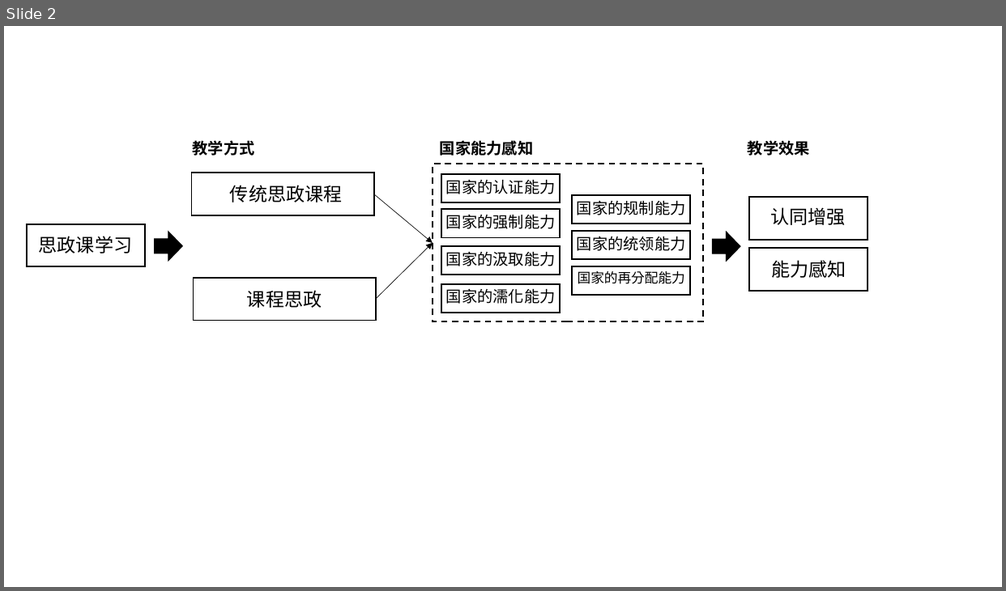
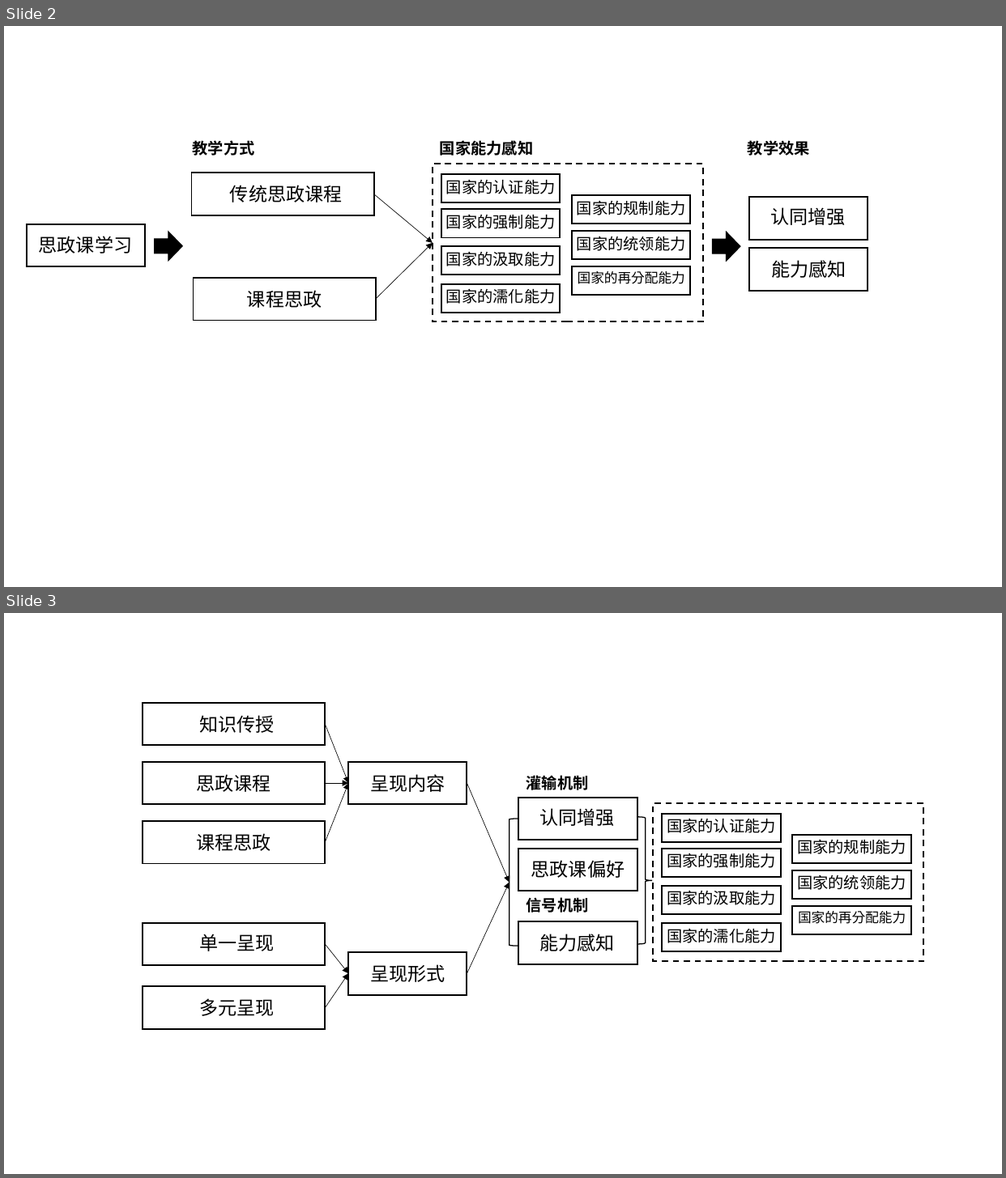
Before and after one commit to syfyufei/online_learning, a slide deck: figures/figure1.pptx. Shown one above the other, each under a label of ours: slide 2 before the commit, slides 2 and 3 after it. The pictures are 1006x591 and 1006x1178 pixels, drawn with LibreOffice and Linux fonts; fonts in the diff are those of the drawing. Boxes give left, top, right and bottom in pixels: in the first picture for what was removed or moved away, otherwise in the second. Text is boxed around its words. In the diff, an @@ line names an element or a change of style, - is before the commit and + after.

```diff
--- a/figures/figure1.pptx
+++ b/figures/figure1.pptx
@@ slide 3 added at bbox=[4, 613, 1002, 1174], background #FFFFFF @@
@@ rectangle added at bbox=[143, 703, 325, 746], outline #000000 1.5 pt @@
@@ text added at bbox=[200, 715, 275, 733], 18 pt, text #000000 @@
+知识传授
@@ arrow added from (325, 724) to (348, 783), #000000 0.5 pt @@
@@ rectangle added at bbox=[143, 762, 325, 805], outline #000000 1.5 pt @@
@@ text added at bbox=[196, 774, 270, 792], 18 pt, text #000000 @@
+思政课程
@@ rectangle added at bbox=[348, 762, 467, 805], outline #000000 1.5 pt @@
@@ text added at bbox=[370, 774, 445, 792], 18 pt, text #000000 @@
+呈现内容
@@ text added at bbox=[526, 775, 589, 790], 15 pt, text #000000, bold @@
+灌输机制
@@ arrow added from (325, 783) to (348, 783), #000000 0.5 pt @@
@@ arrow added from (325, 842) to (348, 783), #000000 0.5 pt @@
@@ arrow added from (467, 783) to (509, 883), #000000 0.5 pt @@
@@ rectangle added at bbox=[519, 797, 637, 840], outline #000000 1.5 pt @@
@@ group added at bbox=[653, 803, 924, 961]: 8 rectangles, 7 texts @@
+国家的认证能力
+国家的强制能力
+国家的汲取能力
+国家的濡化能力
+国家的规制能力
+国家的统领能力
+国家的再分配能力
@@ rectangle added at bbox=[143, 821, 325, 864], outline #000000 1.5 pt @@
@@ left bracket added at bbox=[509, 819, 518, 946], outline #000000 1 pt @@
@@ text added at bbox=[539, 808, 614, 826], 18 pt, text #000000 @@
+认同增强
@@ right brace added at bbox=[639, 817, 652, 944], outline #000000 1 pt @@
@@ text added at bbox=[196, 833, 270, 851], 18 pt, text #000000 @@
+课程思政
@@ rectangle added at bbox=[519, 849, 637, 892], outline #000000 1.5 pt @@
@@ text added at bbox=[531, 860, 624, 878], 18 pt, text #000000 @@
+思政课偏好
@@ arrow added from (467, 973) to (509, 883), #000000 0.5 pt @@
@@ text added at bbox=[526, 897, 589, 913], 15 pt, text #000000, bold @@
+信号机制
@@ rectangle added at bbox=[143, 923, 325, 965], outline #000000 1.5 pt @@
@@ rectangle added at bbox=[519, 922, 637, 964], outline #000000 1.5 pt @@
@@ text added at bbox=[200, 935, 275, 952], 18 pt, text #000000 @@
+单一呈现
@@ arrow added from (325, 944) to (348, 973), #000000 0.5 pt @@
@@ rectangle added at bbox=[348, 952, 467, 995], outline #000000 1.5 pt @@
@@ text added at bbox=[539, 934, 614, 952], 18 pt, text #000000 @@
+能力感知
@@ arrow added from (325, 1008) to (348, 973), #000000 0.5 pt @@
@@ text added at bbox=[370, 965, 445, 982], 18 pt, text #000000 @@
+呈现形式
@@ rectangle added at bbox=[143, 986, 325, 1029], outline #000000 1.5 pt @@
@@ text added at bbox=[200, 999, 275, 1016], 18 pt, text #000000 @@
+多元呈现
```
Also in this commit, not shown: 41 other files.
